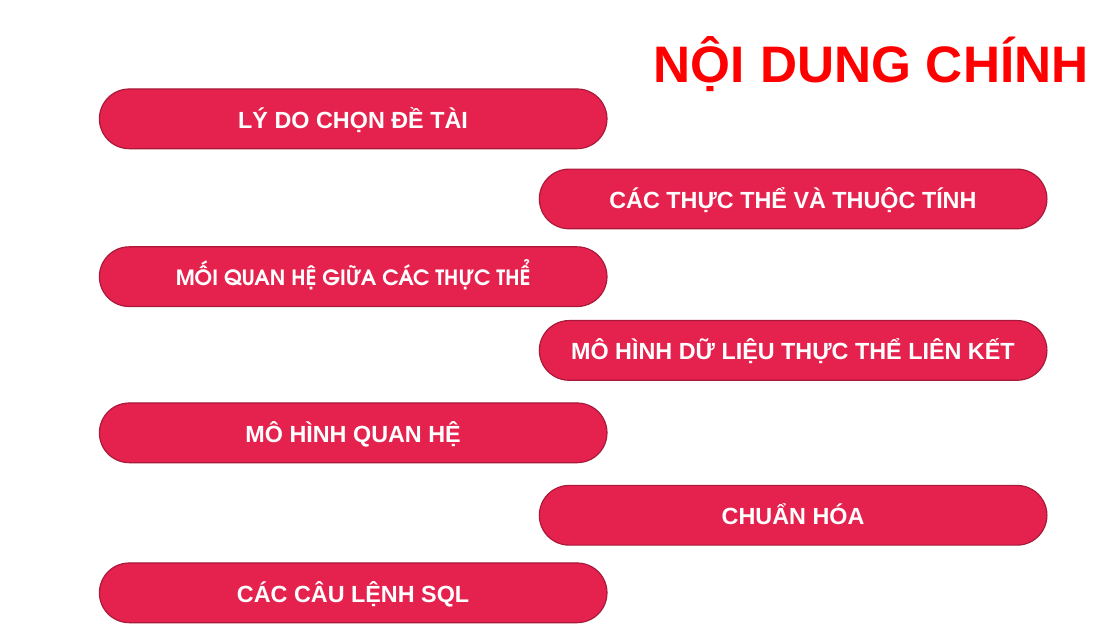
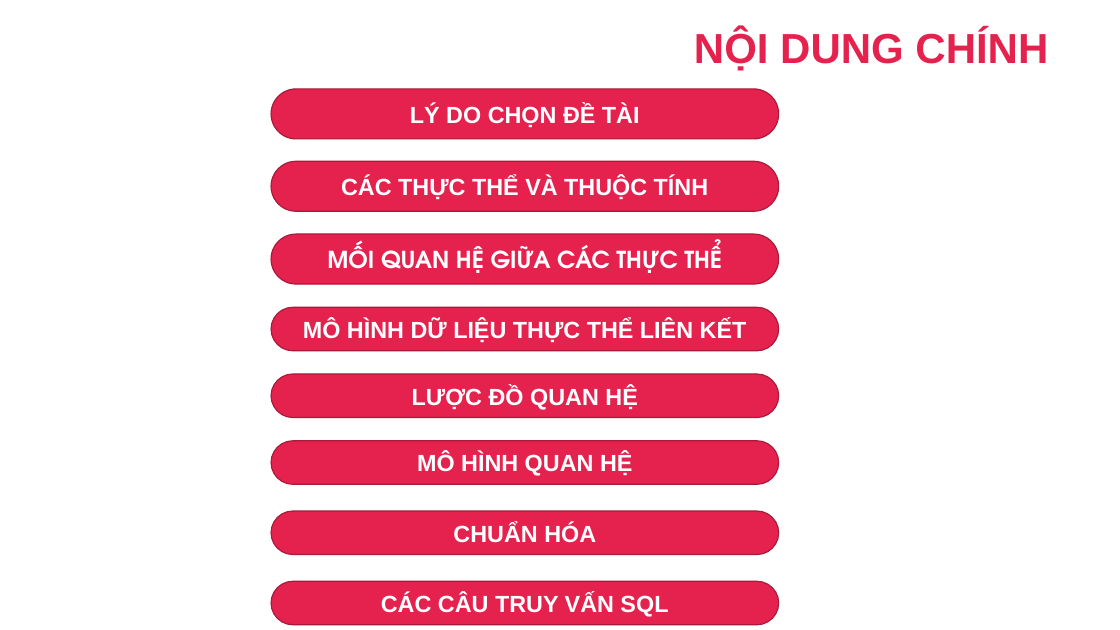
Before and after one commit to dangbinhphuoc/Sql_QuanLyNhanSu, a slide deck: slide 4 of PPQuanLyNhanSu.pptx. Drawn at 1120x630 pixels with LibreOffice and Linux fonts; fonts in the diff are those of the drawing; background and template pictures are left out. Boxes give left, top, right and bottom in pixels: in the first picture for what was removed or moved away, otherwise in the second. Text is boxed around its words. In the diff, an @@ line names an element or a change of style, - is before the commit and + after.

```diff
--- a/PPQuanLyNhanSu.pptx
+++ b/PPQuanLyNhanSu.pptx
@@ title "NỘI DUNG CHÍNH" at (694, 29, 1048, 71): size 44 to 36 pt, text colour #FF0000 to #E5224E @@
@@ rounded rectangle "LÝ DO CHỌN ĐỀ TÀI": place and size @@
-rounded rectangle "LÝ DO CHỌN ĐỀ TÀI" at (99, 89, 607, 149)
+rounded rectangle "LÝ DO CHỌN ĐỀ TÀI" at (271, 89, 779, 139)
@@ rounded rectangle "CÁC THỰC THỂ VÀ THUỘC ...": place and size @@
-rounded rectangle "CÁC THỰC THỂ VÀ THUỘC ..." at (539, 169, 1047, 229)
+rounded rectangle "CÁC THỰC THỂ VÀ THUỘC ..." at (271, 161, 779, 212)
@@ rounded rectangle "MỐI QUAN HỆ GIỮA CÁC ...": place and size @@
-rounded rectangle "MỐI QUAN HỆ GIỮA CÁC ..." at (99, 247, 607, 307)
+rounded rectangle "MỐI QUAN HỆ GIỮA CÁC ..." at (271, 234, 779, 285)
@@ rounded rectangle "MỐI QUAN HỆ GIỮA CÁC ..." at (271, 234, 779, 285): size 18 to 20 pt @@
@@ rounded rectangle "MÔ HÌNH DỮ LIỆU THỰC ...": place and size @@
-rounded rectangle "MÔ HÌNH DỮ LIỆU THỰC ..." at (539, 321, 1047, 381)
+rounded rectangle "MÔ HÌNH DỮ LIỆU THỰC ..." at (271, 308, 779, 351)
@@ rounded rectangle added at (271, 374, 779, 418), fill #E5224E, outline #A9193A 1 pt, 20 pt, text #FFFFFF, bold @@
+LƯỢC ĐỒ QUAN HỆ
@@ rounded rectangle "MÔ HÌNH QUAN HỆ": place and size @@
-rounded rectangle "MÔ HÌNH QUAN HỆ" at (99, 403, 607, 463)
+rounded rectangle "MÔ HÌNH QUAN HỆ" at (271, 441, 779, 485)
@@ rounded rectangle "CHUẨN HÓA": place and size @@
-rounded rectangle "CHUẨN HÓA" at (539, 486, 1047, 545)
+rounded rectangle "CHUẨN HÓA" at (271, 511, 779, 555)
@@ rounded rectangle "CÁC CÂU TRUY VẤN SQL": place and size @@
-rounded rectangle "CÁC CÂU TRUY VẤN SQL" at (99, 563, 607, 623)
+rounded rectangle "CÁC CÂU TRUY VẤN SQL" at (271, 581, 779, 625)
@@ text in rounded rectangle at (381, 593, 668, 617): text changed @@
-CÁC CÂU LỆNH SQL
+CÁC CÂU TRUY VẤN SQL
```
Also in this commit, not shown: 40 other slides changed, 1 slide added, 2 other files.
